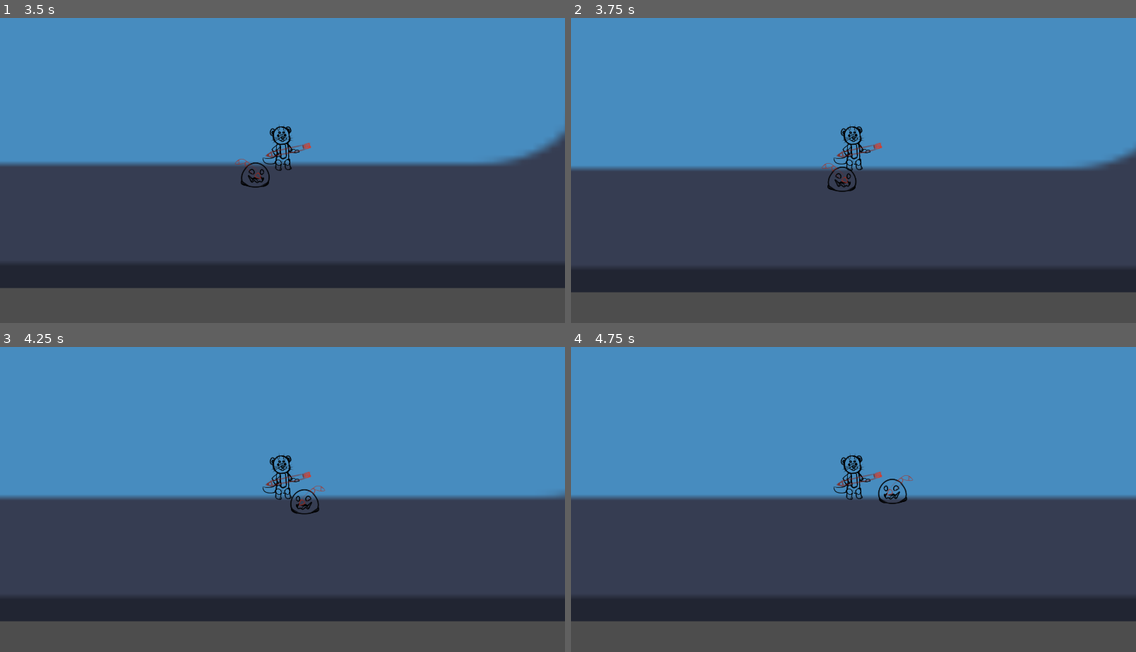
Above: before the commit, frames 1-4 (two rows, left to right).
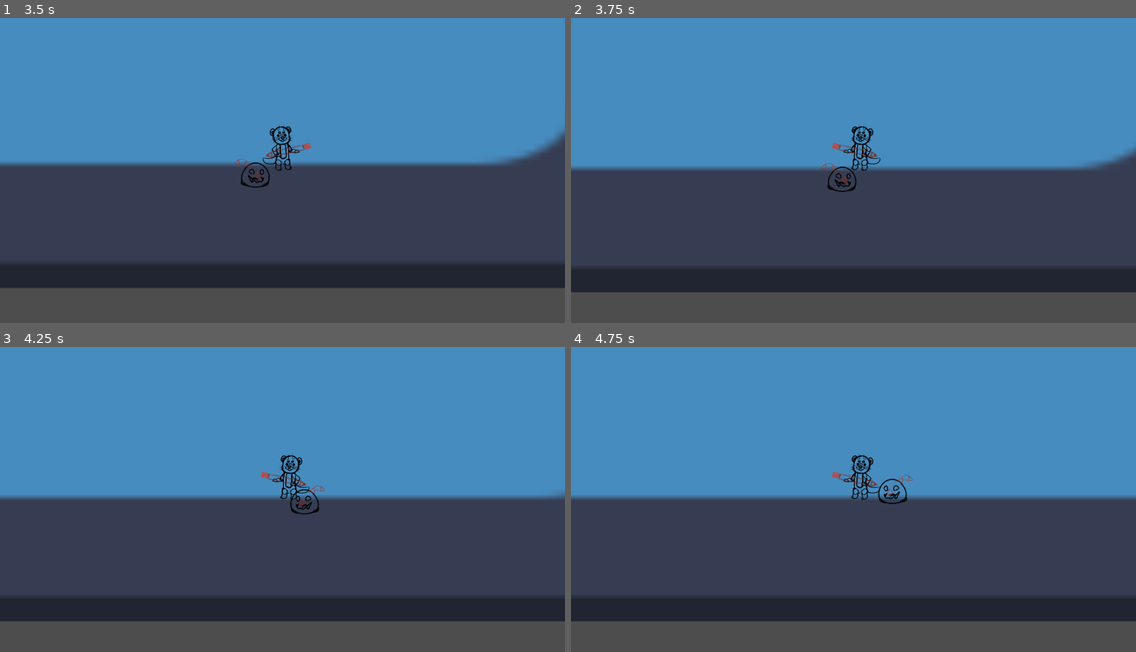
Above: after the commit, the same moments.

Repository: DrOtter3000/ctrlottdelete
Game: Godot game, scene res://Levels/level_1.tscn
Same seed, same stepped clock (60 frames per second), same inputs: the game is played once before the commit and once after it. The engine's default icon, where the game draws it, is replaced by a stand-in: a white triangle on a blue panel in a dark square.
Inputs (mouse positions are in pixels of both pictures, inside the frame that each line leads up to):
- Up to frame 1 (3.5 s): move the mouse to (406, 149) at 0.52 s; hold D (right) 0.53-1.28 s; click (406, 149) at 0.6 s; move the mouse to (169, 179) at 1.27 s; hold S (down) 1.28-2.03 s; click (169, 179) at 1.35 s; move the mouse to (339, 94) at 2.02 s; hold D (right) 2.03-2.78 s; click (339, 94) at 2.1 s; move the mouse to (254, 228) at 2.77 s; hold W (up) from 2.78 s (still down); click (254, 228) at 2.85 s
- Up to frame 2 (3.75 s): move the mouse to (1023, 213) at 3.52 s; release W (up) at 3.53 s; hold A (left) from 3.53 s (still down); click (1023, 213) at 3.6 s
- Up to frame 3 (4.25 s): keep holding A (left)
- Up to frame 4 (4.75 s): keep holding A (left); move the mouse to (684, 444) at 4.27 s; click (684, 444) at 4.35 s

Frame 1 is identical in both runs. In frame 2, 0.6% of the frame differs, in the area x 46-56%, y 35-51%; in frame 3, 0.6%; in frame 4, 0.6%.

Commit message:
set player facing direction

Diff:
--- a/Enemies/Slime/slime.tscn
+++ b/Enemies/Slime/slime.tscn
@@ -12,6 +12,14 @@
 
 [sub_resource type="CircleShape2D" id="CircleShape2D_bkhfp"]
 radius = 83.006
+
+[sub_resource type="Animation" id="Animation_rkgca"]
+resource_name = "attack"
+
+[sub_resource type="AnimationLibrary" id="AnimationLibrary_yuk0a"]
+_data = {
+"attack": SubResource("Animation_rkgca")
+}
 
 [node name="Slime" instance=ExtResource("1_wy4gt")]
 
@@ -33,3 +41,8 @@
 [node name="CollisionShape2D" parent="MaxRange" index="0"]
 position = Vector2(0, -32)
 shape = SubResource("CircleShape2D_bkhfp")
+
+[node name="AnimationPlayer" parent="." index="6"]
+libraries = {
+"": SubResource("AnimationLibrary_yuk0a")
+}
--- a/Levels/level_1.tscn
+++ b/Levels/level_1.tscn
@@ -32,4 +32,6 @@
 [node name="Slime" parent="Enemies" instance=ExtResource("4_a4mno")]
 position = Vector2(961, 1218)
 collision_layer = 1
+collision_mask = 1
 motion_mode = 0
+platform_floor_layers = 4294967295
--- a/Player/player.gd
+++ b/Player/player.gd
@@ -1,5 +1,6 @@
 extends CharacterBody2D
 
+@onready var sprite_2d: Sprite2D = $Sprite2D
 @onready var pause_menu: Control = $PauseMenu
 
 const SPEED = 300.0
@@ -20,4 +21,9 @@
 	var direction = Input.get_vector("left", "right", "up", "down")
 	velocity = direction * SPEED
 
+	if direction.x < 0:
+		sprite_2d.flip_h = true
+	if direction.x > 0:
+		sprite_2d.flip_h = false
+
 	move_and_slide()
Not shown: 1 places in Enemies/Slime/slime.tscn that only renumber resources
